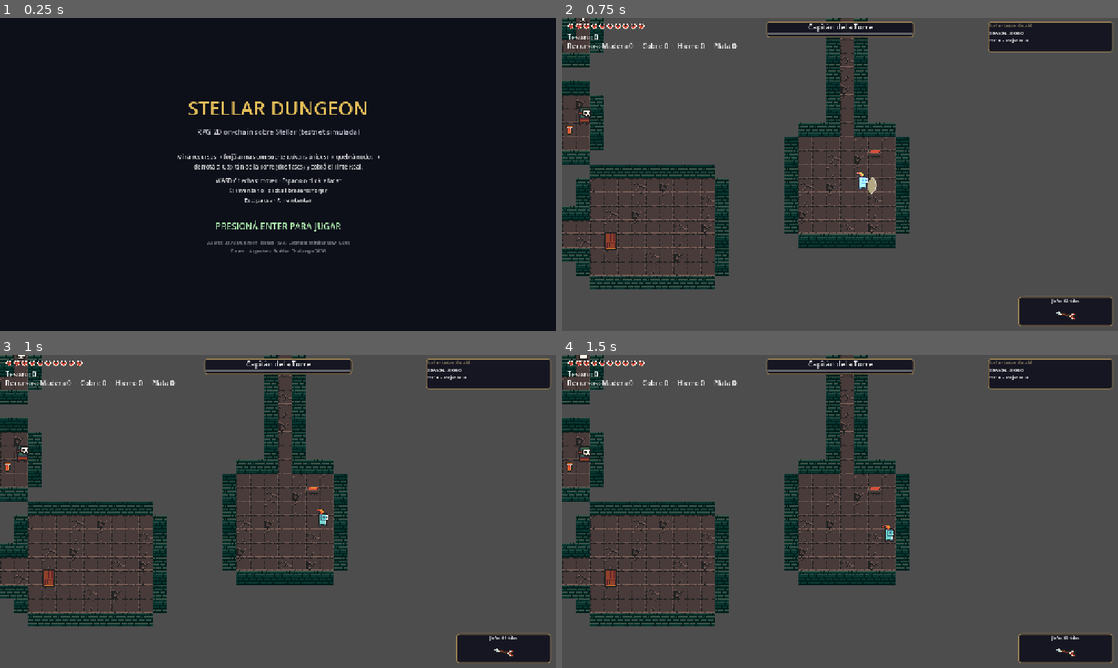
Above: before the commit, frames 1-4 (two rows, left to right).
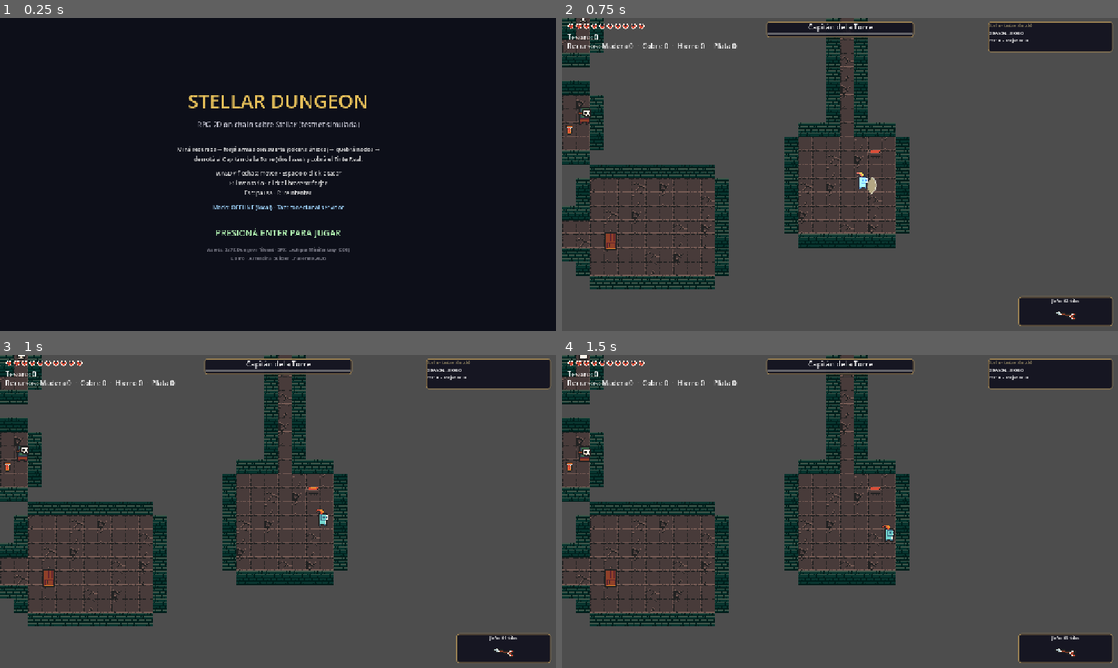
Above: after the commit, the same moments.

Repository: AntonCorrea/stellar-dungeon
Game: Godot game, scene res://scenes/title.tscn
Same seed, same stepped clock (60 frames per second), same inputs: the game is played once before the commit and once after it.
Inputs (mouse positions are in pixels of both pictures, inside the frame that each line leads up to):
- Up to frame 1 (0.25 s): no input
- Up to frame 2 (0.75 s): tap Enter (ui_accept) at 0.5 s; move the mouse to (962, 158) at 0.52 s; hold D from 0.53 s (still down); tap Tab at 0.6 s; click (962, 158) at 0.67 s
- Up to frame 3 (1 s): keep holding D; tap Enter (ui_accept) at 0.77 s
- Up to frame 4 (1.5 s): move the mouse to (728, 527) at 1.27 s; release D at 1.28 s; hold S (move_down) from 1.28 s (still down); tap Tab at 1.35 s

The runs differ from the first frame. In frame 1, 4.2% of the frame differs, in the area x 31-69%, y 24-78%; in frame 2, nothing differs; in frame 3, nothing differs; in frame 4, nothing differs.

Commit message:
feat: conectar al relé hosteado desde la pantalla de título (Tab)
- title.gd/title.tscn: nueva opción "Tab: conectar al servidor" en el
  título, con la URL de Render por default (DEFAULT_RELAY_URL) y un label
  de estado (offline / conectando… / cartera resuelta). No bloquea: Enter
  arranca el juego en cualquier estado, la conexión sigue en segundo plano.
- chain.gd: connect_to_relay(url) extrae y reutiliza la lógica que antes
  solo vivía en _ready() (env vars / query string), para poder invocarla
  también desde el título.
- fix: relay_url se asignaba DESPUÉS de add_child(_net) — pero add_child
  dispara _ready()/boot() de chain_http.gd sincrónicamente hasta su primer
  await, así que el primer pedido (GET /identity) salía siempre contra el
  default (localhost:8787), ignorando la URL pedida. Afectaba tanto a
  CHAIN_URL/?url= como al nuevo botón. Verificado en el navegador real
  (Godot 4.4.1 export Web): antes pegaba a localhost:8787 pese a pedir
  Render; después, confirmado con performance.getEntriesByType('resource')
  que la wallet resuelta pega contra stellar-dungeon-relay.onrender.com.
- .claude/launch.json: server local (python http.server) para previsualizar
  el build Web exportado.

Diff:
--- a/scenes/title.tscn
+++ b/scenes/title.tscn
@@ -64,6 +64,13 @@
 theme_override_colors/font_color = Color(0.85, 0.85, 0.85, 1)
 theme_override_font_sizes/font_size = 13
 
+[node name="ConnMode" type="Label" parent="Center/VBox"]
+layout_mode = 2
+text = "Modo: OFFLINE (local) · Tab: conectar al servidor"
+horizontal_alignment = 1
+theme_override_colors/font_color = Color(0.6, 0.8, 0.95, 1)
+theme_override_font_sizes/font_size = 13
+
 [node name="Sep2" type="Control" parent="Center/VBox"]
 custom_minimum_size = Vector2(0, 8)
 layout_mode = 2
--- a/scripts/chain.gd
+++ b/scripts/chain.gd
@@ -22,21 +22,37 @@
 func _ready() -> void:
 	## Desktop/headless (tests, demo local): variables de entorno.
 	## Build Web (itch.io, etc.): no hay entorno de proceso → se leen de la
-	## URL (?backend=relay&url=https://tu-relay.onrender.com), ver web_query.gd.
+	## URL (?backend=relay&url=https://tu-relay.onrender.com, ver web_query.gd)
+	## — o, más simple, el jugador elige "conectar al servidor" en el título
+	## (title.gd llama a connect_to_relay() con la URL de Render por default).
 	var want := OS.get_environment("CHAIN_BACKEND")
 	if want.is_empty():
 		want = WebQuery.get_param("backend")
 	if want.to_lower() == "relay":
-		backend = "relay"
-		_net = preload("res://scripts/chain_http.gd").new()
-		add_child(_net)
 		var url := OS.get_environment("CHAIN_URL")
 		if url.is_empty():
 			url = WebQuery.get_param("url")
-		if not url.is_empty():
-			_net.relay_url = url
-		# El HUD sigue escuchando SOLO a Chain.sync_finished: re-emitimos.
-		_net.sync_finished.connect(sync_finished.emit)
+		connect_to_relay(url)
+
+## Pasa a backend "relay" en caliente (ej.: el jugador eligió "conectar al
+## servidor" en la pantalla de título). No hace nada si ya estás conectado —
+## no hay forma de volver a mock sin reiniciar, y no hace falta: una vez que
+## el jugador pidió conexión, se queda conectado el resto de la sesión.
+func connect_to_relay(url: String = "") -> void:
+	if backend == "relay":
+		return
+	backend = "relay"
+	_net = preload("res://scripts/chain_http.gd").new()
+	# OJO: relay_url se setea ANTES de add_child. add_child dispara _ready()
+	# (y de ahí boot()) SINCRÓNICAMENTE hasta su primer await — es decir, el
+	# primer pedido HTTP sale YA, con el relay_url que tenga en ese instante.
+	# Asignarlo después de add_child llega tarde: la primera llamada ya salió
+	# contra el default (localhost:8787).
+	if not url.is_empty():
+		_net.relay_url = url
+	add_child(_net)
+	# El HUD sigue escuchando SOLO a Chain.sync_finished: re-emitimos.
+	_net.sync_finished.connect(sync_finished.emit)
 
 ## Gear: metadata de armas/frascos. Solo para leer constantes;
 ## el contrato sigue sin abrirse: se agrega el verbo use_item() abajo.
--- a/scripts/title.gd
+++ b/scripts/title.gd
@@ -1,14 +1,54 @@
 extends Control
 ## Pantalla de título: primer contacto de la demo. Enter/Space empieza,
-## Esc cierra la ventana. Avisa que la cadena es un simulador (testnet mock).
+## Tab conecta al relé hosteado (Render) en vez de jugar en modo mock local,
+## Esc cierra la ventana.
+
+## Relé público de demo (Render, plan free — puede tardar ~30-50s en
+## despertar si nadie lo usó en un rato). Ver stellar-dungeon-backend/relay
+## → README "Hosting gratis (Render)".
+const DEFAULT_RELAY_URL := "https://stellar-dungeon-relay.onrender.com"
+
+@onready var _conn_label: Label = $Center/VBox/ConnMode
+
+## true entre pedir la conexión y que boot() del relé resuelva (sync_finished).
+var _connecting := false
 
 func _ready() -> void:
 	Sfx.play("chest_open")
+	if Chain.backend == "relay":
+		# Ya viene conectado (CHAIN_BACKEND=relay por env, tests/demo local):
+		# no lo pisamos, solo reflejamos el estado mientras resuelve.
+		_connecting = true
+		Chain.sync_finished.connect(_on_first_sync, CONNECT_ONE_SHOT)
+	_update_conn_label()
 
 func _unhandled_input(event: InputEvent) -> void:
 	if event is InputEventKey and event.pressed and not event.echo:
 		if event.keycode == KEY_ESCAPE:
 			get_tree().quit()
 			return
+		if event.keycode == KEY_TAB:
+			_connect_to_server()
+			return
 	if event.is_action_pressed("ui_accept"):
 		get_tree().change_scene_to_file("res://scenes/main.tscn")
+
+func _connect_to_server() -> void:
+	if Chain.backend == "relay":
+		return # ya conectado (Tab de nuevo, o CHAIN_BACKEND=relay)
+	_connecting = true
+	Chain.sync_finished.connect(_on_first_sync, CONNECT_ONE_SHOT)
+	Chain.connect_to_relay(DEFAULT_RELAY_URL)
+	_update_conn_label()
+
+func _on_first_sync() -> void:
+	_connecting = false
+	_update_conn_label()
+
+func _update_conn_label() -> void:
+	if Chain.backend != "relay":
+		_conn_label.text = "Modo: OFFLINE (local) · Tab: conectar al servidor"
+	elif _connecting:
+		_conn_label.text = "Modo: SERVIDOR — conectando… (puede tardar si estaba dormido)"
+	else:
+		_conn_label.text = "Modo: SERVIDOR — cartera %s…" % Chain.get_wallet_address().substr(0, 10)
Not shown, added: .claude/launch.json
Not shown, added: tests/test_offline_sync.gd.uid
